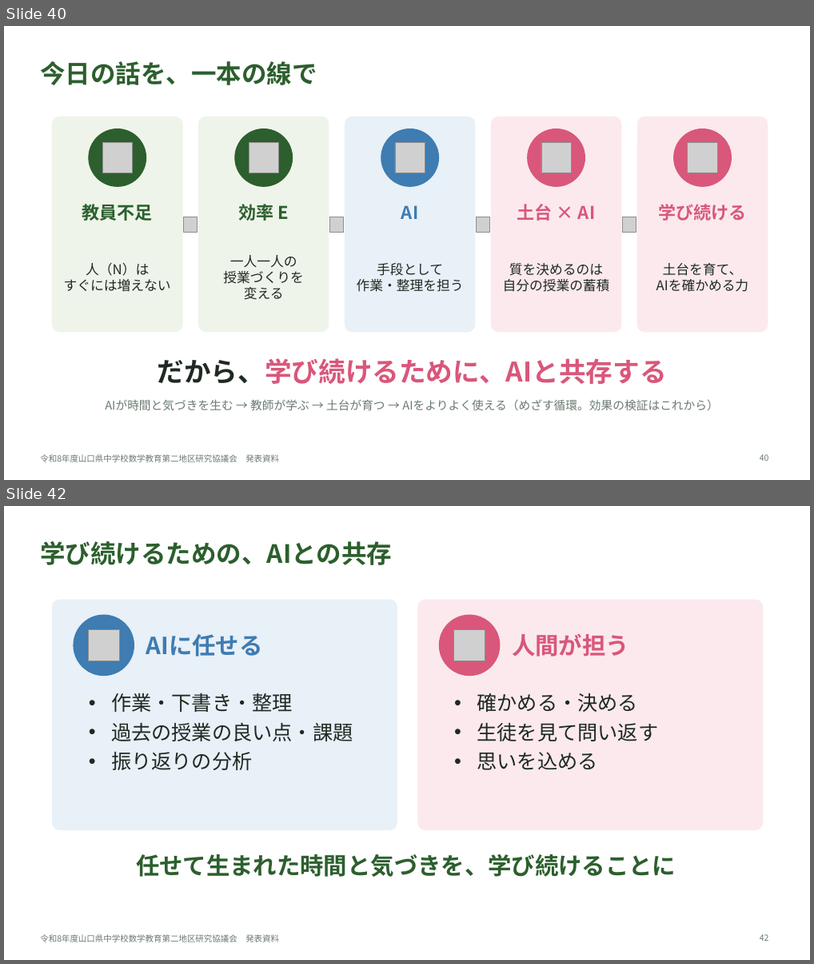
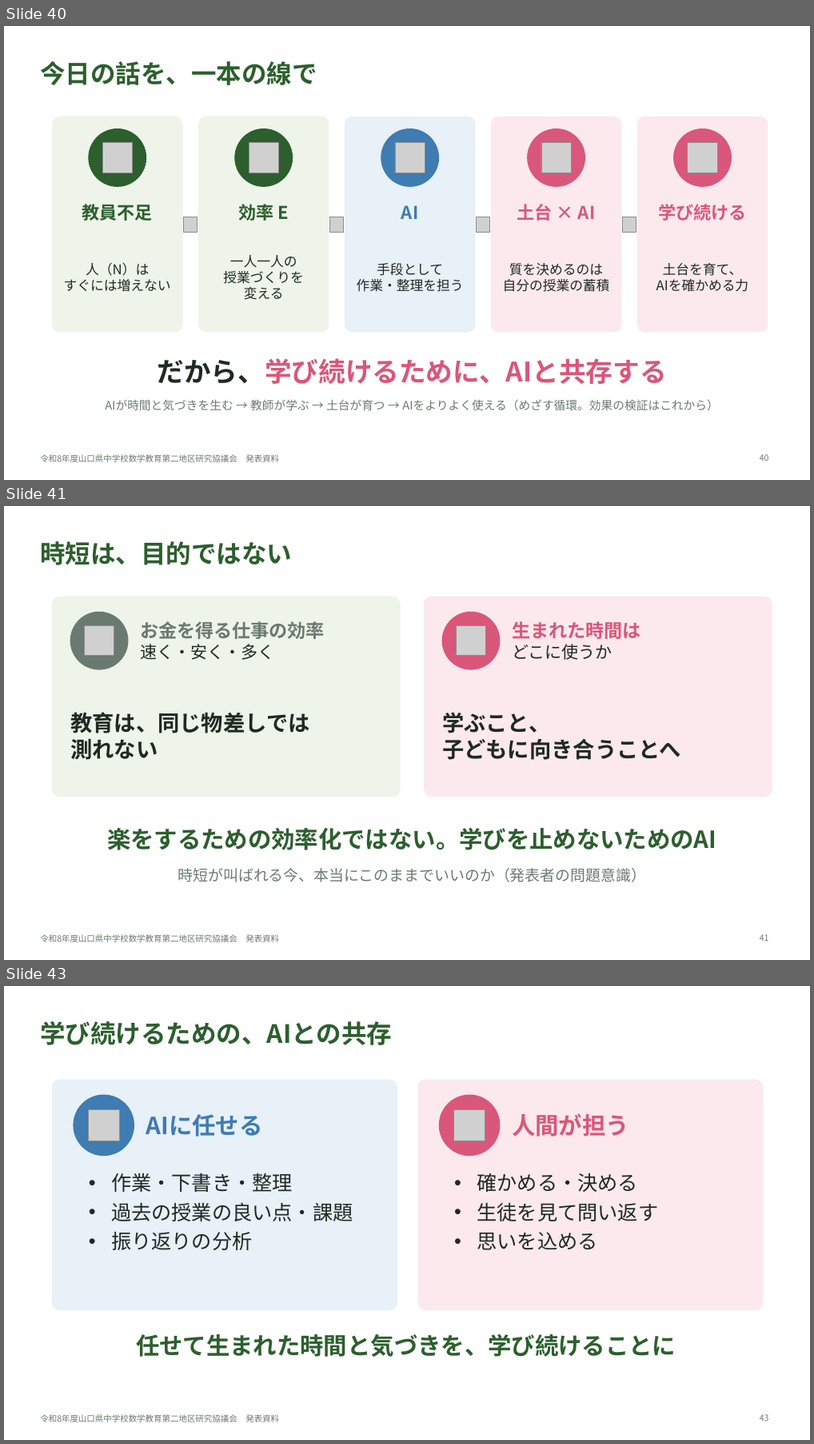
Before and after one commit to margiela14th-sudo/my-ai-project, a slide deck: 07_完成資料/県大会発表_生成AI授業再構築.pptx. Shown one above the other, each under a label of ours: slides 40 and 42 before the commit, slides 40, 41 and 43 after it; the slides between them are not shown. The pictures are 814x964 and 814x1444 pixels, drawn with LibreOffice and Linux fonts; fonts in the diff are those of the drawing; grey boxes stand for pictures. Boxes give left, top, right and bottom in pixels: in the first picture for what was removed or moved away, otherwise in the second. Text is boxed around its words. In the diff, an @@ line names an element or a change of style, - is before the commit and + after.

```diff
--- a/07_完成資料/県大会発表_生成AI授業再構築.pptx
+++ b/07_完成資料/県大会発表_生成AI授業再構築.pptx
@@ slide 41 added at (4,506,810,960), background #FFFFFF; not listed: 1 template element that a slide beside it also shows @@
@@ title added at (40,541,292,565), 30 pt, text #2C5F2D, bold @@
+時短は、目的ではない
@@ rounded rectangle added at (52,596,400,796), fill #EEF4EA, outline #EEF4EA 1 pt @@
@@ rounded rectangle added at (425,596,772,796), fill #FBE9EE, outline #FBE9EE 1 pt @@
@@ ellipse added at (70,612,128,669), fill #6B7A70, outline #6B7A70 1 pt @@
@@ text added at (140,621,325,660), 22 pt, text #6B7A70, bold @@
+お金を得る仕事の効率
+速く・安く・多く
@@ ellipse added at (442,612,500,669), fill #D9577A, outline #D9577A 1 pt @@
@@ text added at (512,621,641,660), 22 pt, text #D9577A, bold @@
+生まれた時間は
+どこに使うか
@@ picture added at (85,626,114,656) @@
@@ picture added at (457,626,486,656) @@
@@ text added at (70,712,310,760), 26 pt, text #1E2A22, bold @@
+教育は、同じ物差しでは
+測れない
@@ text added at (442,712,682,760), 26 pt, text #1E2A22, bold @@
+学ぶこと、
+子どもに向き合うことへ
@@ text added at (107,828,717,850), 28 pt, text #2C5F2D, bold @@
+楽をするための効率化ではない。学びを止めないためのAI
@@ text added at (178,868,647,882), 18 pt, text #6B7A70 @@
+時短が叫ばれる今、本当にこのままでいいのか（発表者の問題意識）
@@ page number added at (760,934,770,940), 10 pt, text #6B7A70 @@
+41
@@ what was slide 42 is now slide 43 @@
```
Also in this commit, not shown: 6 slides changed, 10 other files.
